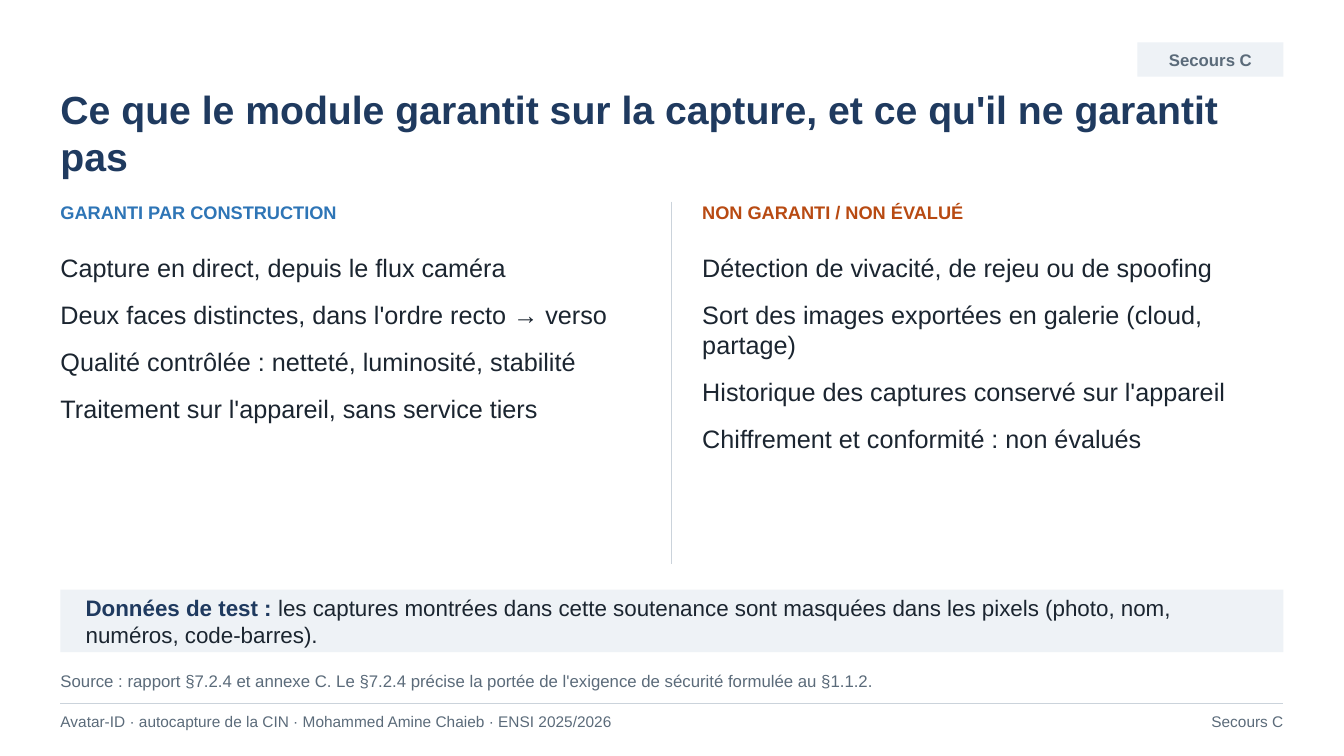
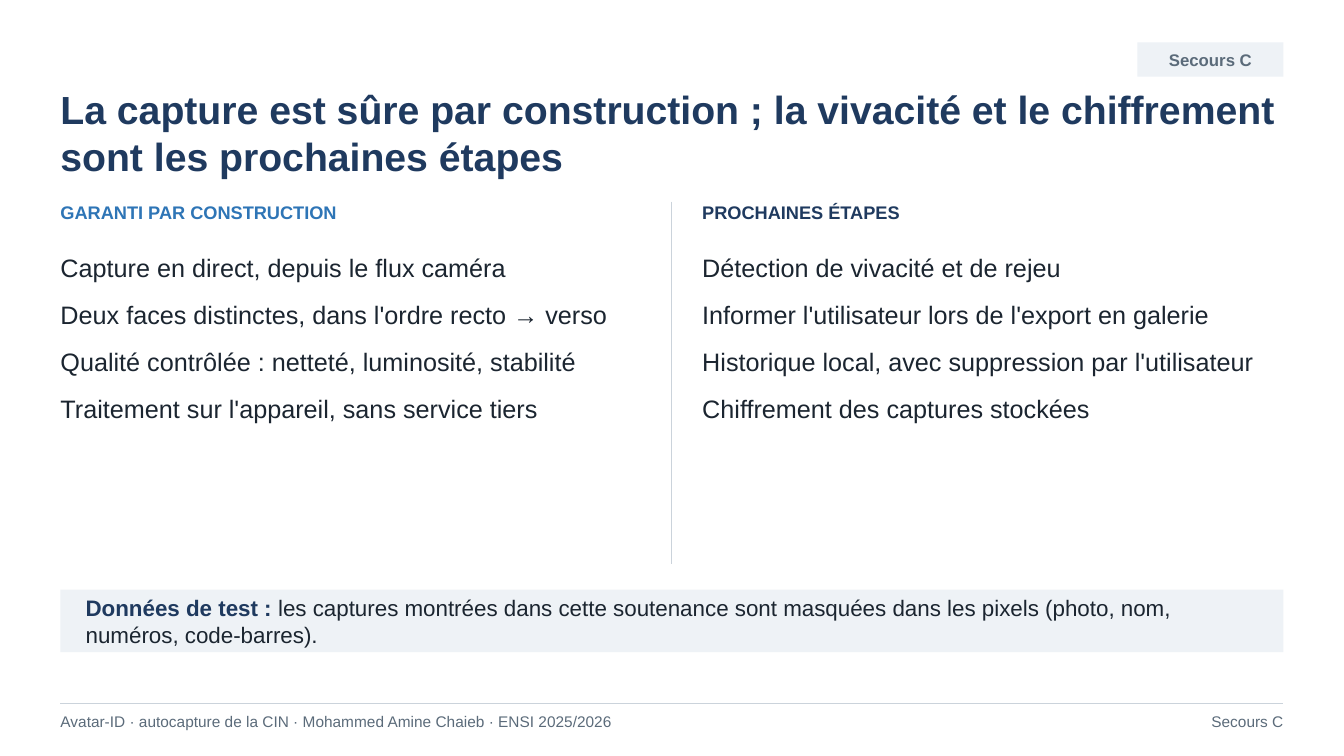
Before and after one commit to mohammedaminechaieb/detection_cin, a slide deck: slide 18 of Soutenance_Stage_ENSI_Final.pptx (slide 17 before the commit). Drawn at 1344x756 pixels with LibreOffice and Linux fonts; fonts in the diff are those of the drawing. Boxes give left, top, right and bottom in pixels: in the first picture for what was removed or moved away, otherwise in the second. Text is boxed around its words. In the diff, an @@ line names an element or a change of style, - is before the commit and + after.

```diff
--- a/Soutenance_Stage_ENSI_Final.pptx
+++ b/Soutenance_Stage_ENSI_Final.pptx
@@ text at (60, 94, 1274, 179): text changed @@
-Ce que le module garantit sur la capture, et ce qu'il ne garantit pas
+La capture est sûre par construction ; la vivacité et le chiffrement sont les prochaines étapes
@@ text at (702, 205, 899, 219): text changed; text colour #B84A12 to #1F3A5F @@
-NON GARANTI / NON ÉVALUÉ
+PROCHAINES ÉTAPES
@@ text at (702, 258, 1253, 423): text changed @@
-Détection de vivacité, de rejeu ou de spoofing
-Sort des images exportées en galerie (cloud, partage)
-Historique des captures conservé sur l'appareil
-Chiffrement et conformité : non évalués
+Détection de vivacité et de rejeu
+Informer l'utilisateur lors de l'export en galerie
+Historique local, avec suppression par l'utilisateur
+Chiffrement des captures stockées
@@ text removed at (60, 674, 872, 691) @@
-Source : rapport §7.2.4 et annexe C. Le §7.2.4 précise la portée de l'exigence de sécurité formulée au §1.1.2.
```
Also in this commit, not shown: 13 other slides changed, 4 slides added, 3 slides removed, 3 other files.
